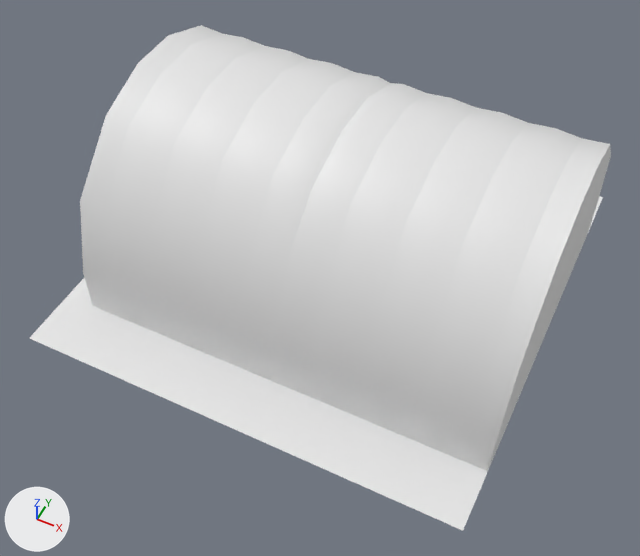
The glTF model assets/buildings/1x1_Hanger.col.glb as it was, and as the next commit left it.
Camera for both pictures: a 50 mm camera at (11.9, -25.6, 30.5) aimed at (0.6, -2.9, 2.1). The lights are fixed; the arrows at lower left show +X, +Y and +Z. Vertices at the same position are counted once.

The scene before the commit, as lines of its bpy script (objects in view):
```python
me_cube_026 = bpy.data.meshes.new('Cube.026')
me_cube_026.from_pydata(...)  # 194 vertices, 342 faces; spans x -10.0..10.0, y -10.0..10.0, z 0.0..9.1
ob_1x1_hanger_col = bpy.data.objects.new('1x1_Hanger.col', me_cube_026)
ob_1x1_hanger_col.location = (0.0, 0.0, 0.0)
```
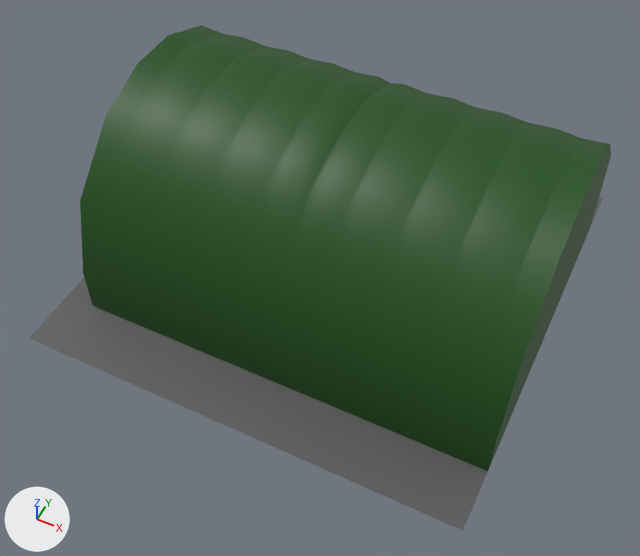
Changed parts and their boxes (x1, y1, x2, y2) in the pictures (640 x 556 px):
```json
{"part": 1, "of": "me_cube_026", "change": "recoloured", "before": [80, 25, 611, 471], "after": [80, 25, 611, 471], "on screen": "white to green"}
{"part": 2, "of": "me_cube_026", "change": "recoloured", "before": [30, 196, 603, 531], "after": [30, 196, 603, 531], "on screen": "white to grey"}
```

The change, as JSON lines over the scene's bpy script:
```json
{"op": "add", "block": "mat_material_004", "code": ["mat_material_004 = principled_material('Material.004')", "mat_material_004.base_color = (0.0108, 0.0816, 0.00645)  # dark green #1b5113"]}
{"op": "add", "block": "mat_material_005", "code": ["mat_material_005 = principled_material('Material.005')", "mat_material_005.base_color = (0.107, 0.107, 0.107)  # dark grey #5c5c5c"]}
{"block": "me_cube_026", "where": "me_cube_026.from_pydata(...)  # 194 vertices, 342 faces; spans x -10.0..10.0, y -10.0..10.0, z 0.0..9.1"}
{"block": "me_cube_026", "where": "# used by ob_1x1_hanger_col; location = (0.0, 0.0, 0.0)"}
{"block": "me_cube_026", "change": "me_cube_026 part 1: all 340 faces centred in x -8.6..10.0, y -7.3..7.0, z 0.7..9.1 switch from no material to mat_material_004 (dark green #1b5113)"}
{"block": "me_cube_026", "change": "me_cube_026 part 2: all 2 faces centred in x -3.3..3.3, y -3.3..3.3, z 0.0 switch from no material to mat_material_005 (dark grey #5c5c5c)"}
```
